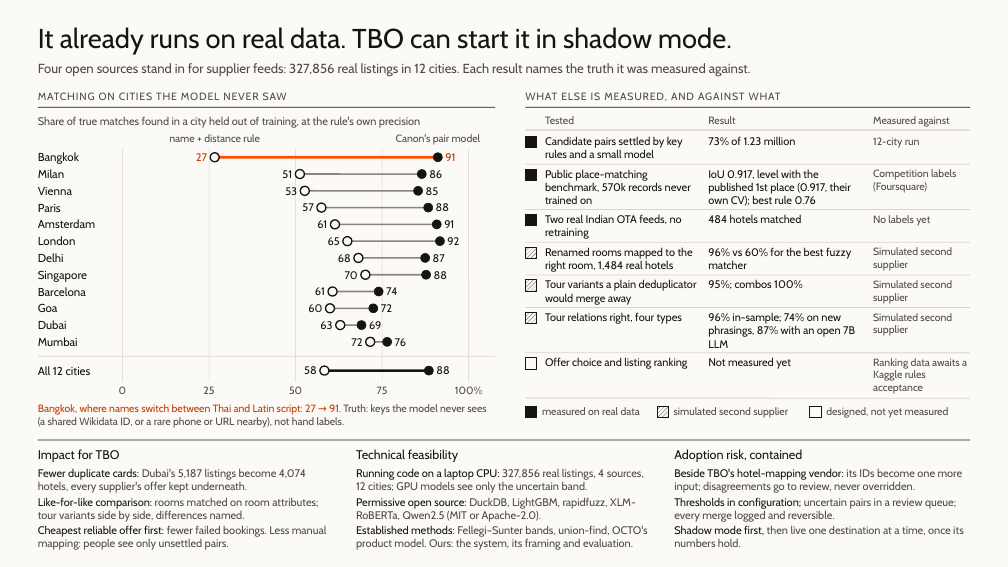
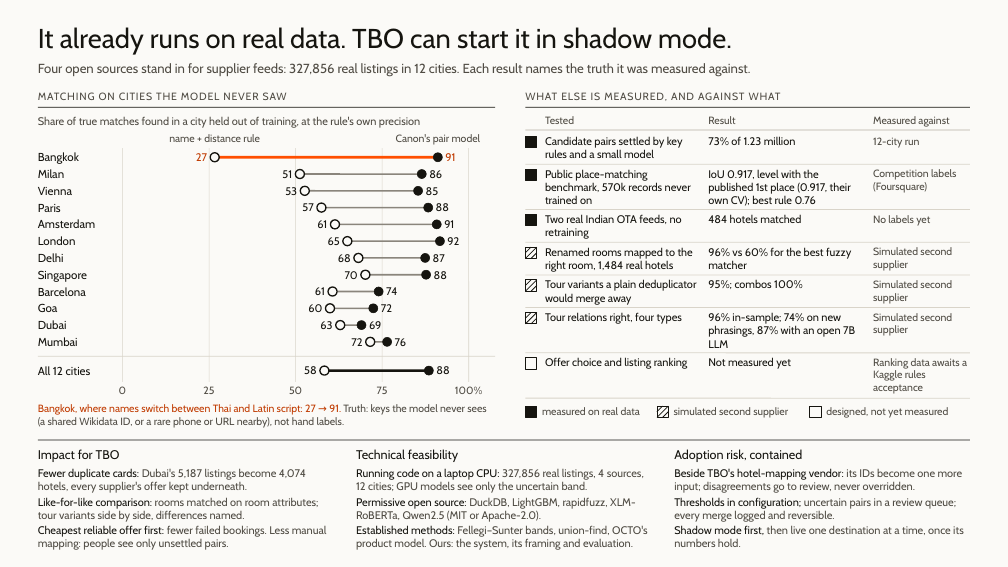
Before and after one commit to Nishkarsh5108/voyage-4.0, a slide deck: slide 3 of submission/round1/Canon_Round1_v3.pptx. Drawn at 1008x567 pixels with LibreOffice and Linux fonts; fonts in the diff are those of the drawing. Boxes give left, top, right and bottom in pixels: in the first picture for what was removed or moved away, otherwise in the second. Text is boxed around its words. In the diff, an @@ line names an element or a change of style, - is before the commit and + after.

Commit message:
Deck v3: draw the hatching as line shapes; spine line under the status marks
Pattern fills are drawn as solid by some viewers, which would make simulated parts look measured. Each hatched mark is now three diagonal strokes inside the square. The pipeline spine is drawn before the marks so it no longer shows through the outline and hatched squares.

```diff
--- a/submission/round1/Canon_Round1_v3.pptx
+++ b/submission/round1/Canon_Round1_v3.pptx
@@ line added from (526, 253) to (532, 247), #15140F 0.75 pt @@
@@ line added from (526, 259) to (537, 247), #15140F 0.75 pt @@
@@ line added from (532, 259) to (537, 253), #15140F 0.75 pt @@
@@ line added from (526, 286) to (532, 280), #15140F 0.75 pt @@
@@ line added from (526, 291) to (537, 280), #15140F 0.75 pt @@
@@ line added from (532, 291) to (537, 286), #15140F 0.75 pt @@
@@ line added from (526, 318) to (532, 312), #15140F 0.75 pt @@
@@ line added from (526, 324) to (537, 312), #15140F 0.75 pt @@
@@ line added from (532, 324) to (537, 318), #15140F 0.75 pt @@
@@ fill pattern #15140F on #FBFAF7 to #FBFAF7 in 4 elements at <box>526,247,537,259</box>, <box>526,280,537,291</box>, <box>526,312,537,324</box>, <box>657,406,668,417</box> @@
@@ line added from (657, 412) to (663, 406), #15140F 0.75 pt @@
@@ line added from (657, 417) to (668, 406), #15140F 0.75 pt @@
@@ line added from (663, 417) to (668, 412), #15140F 0.75 pt @@
```
Also in this commit, not shown: 2 other slides changed, 6 other files.
